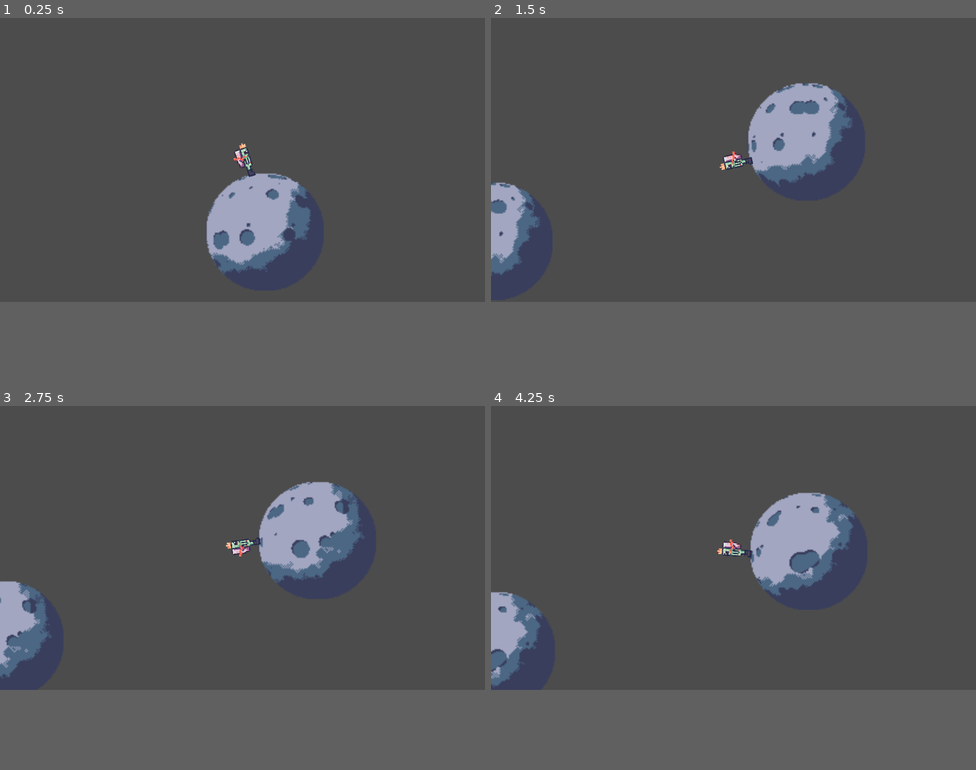
Above: before the commit, frames 1-4 (two rows, left to right).
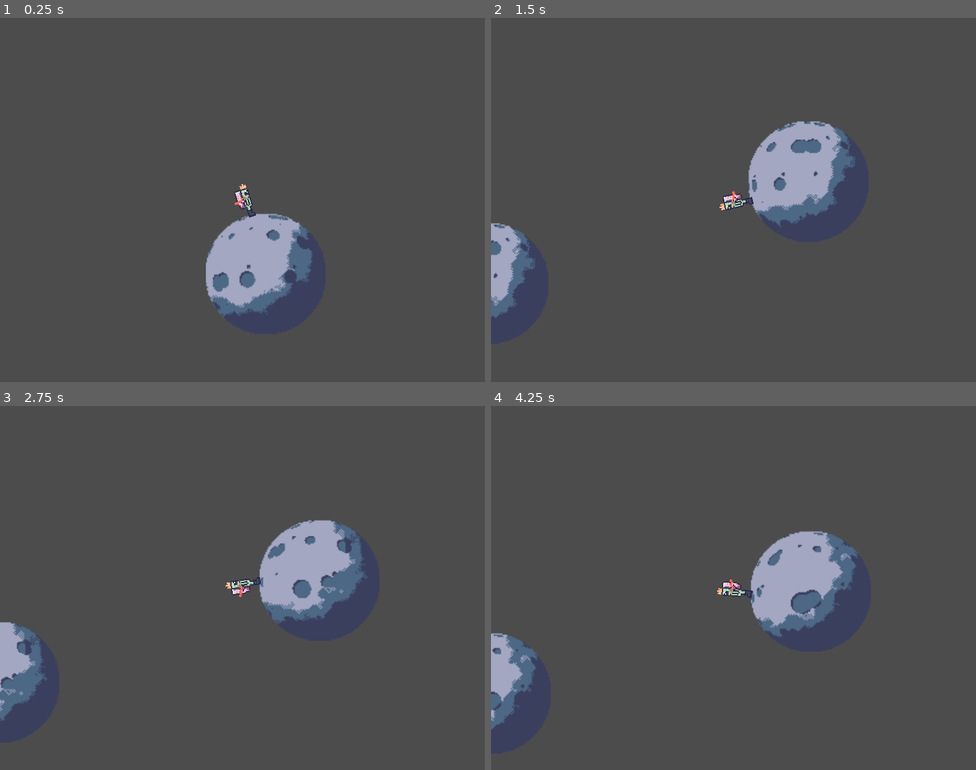
Above: after the commit, the same moments.

Repository: dchiquito/small-regent
Game: Godot game, scene res://scenes/Level1.tscn
The game is run twice, just before and just after one commit, with the same random seed, the same clock (stepped at 60 frames per second) and the same inputs. Before the commit the project starts from res://Level1.tscn.
Inputs (mouse positions are in pixels of both pictures, inside the frame that each line leads up to):
- Up to frame 1 (0.25 s): no input
- Up to frame 2 (1.5 s): move the mouse to (840, 145) at 0.52 s; press the mouse at (840, 145) at 0.53 s; hold D (move_right) 0.53-1.28 s; move the mouse to (636, 174) at 1.27 s; release the mouse at (636, 174) at 1.28 s; hold A (move_left) from 1.28 s (still down); tap R (retract_harpoon) at 1.35 s
- Up to frame 3 (2.75 s): move the mouse to (291, 486) at 2.02 s; release A (move_left) at 2.03 s; press the mouse at (291, 486) at 2.03 s; hold D (move_right) from 2.03 s (still down)
- Up to frame 4 (4.25 s): move the mouse to (709, 606) at 2.77 s; release the mouse at (709, 606) at 2.78 s; tap R (retract_harpoon) at 2.85 s; move the mouse to (879, 591) at 3.52 s; release D (move_right) at 3.53 s; press the mouse at (879, 591) at 3.53 s; hold A (move_left) from 3.53 s (still down)
The window is 800x468 before the commit and 800x600 after it. Grey fills any space a smaller window leaves; there, only what the larger window draws over its background counts as a difference.

The runs differ from the first frame. In frame 1, 5.9% of the frame differs, in the area x 42-65%, y 34-83%; in frame 2, 8.1%; in frame 3, 8.6%, in the area x 0-76%, y 20-87%; in frame 4, 8.5%.

Commit message:
Reorganize folders and enforce window size

Diff:
--- a/project.godot
+++ b/project.godot
@@ -11,8 +11,14 @@
 [application]
 
 config/name="Small Regent"
-run/main_scene="res://Level1.tscn"
-config/icon="res://icon.png"
+run/main_scene="res://scenes/Level1.tscn"
+config/icon="res://art/icon.png"
+
+[display]
+
+window/size/width=800
+window/stretch/mode="2d"
+window/stretch/aspect="keep"
 
 [importer_defaults]
 
@@ -83,4 +89,6 @@
 
 [rendering]
 
+quality/intended_usage/framebuffer_allocation=0
+quality/intended_usage/framebuffer_allocation.mobile=0
 environment/default_environment="res://default_env.tres"
--- a/Harpoon.tscn
+++ b/scenes/Harpoon.tscn
@@ -1,7 +1,7 @@
 [gd_scene load_steps=5 format=2]
 
-[ext_resource path="res://Harpoon.gd" type="Script" id=1]
-[ext_resource path="res://hook.png" type="Texture" id=2]
+[ext_resource path="res://scripts/Harpoon.gd" type="Script" id=1]
+[ext_resource path="res://art/hook.png" type="Texture" id=2]
 
 [sub_resource type="RectangleShape2D" id=1]
 extents = Vector2( 2, 1 )
--- a/Level1.tscn
+++ b/scenes/Level1.tscn
@@ -1,7 +1,7 @@
 [gd_scene load_steps=3 format=2]
 
-[ext_resource path="res://Planet.tscn" type="PackedScene" id=2]
-[ext_resource path="res://Player.tscn" type="PackedScene" id=3]
+[ext_resource path="res://scenes/Planet.tscn" type="PackedScene" id=2]
+[ext_resource path="res://scenes/Player.tscn" type="PackedScene" id=3]
 
 [node name="Level1" type="Node2D"]
 __meta__ = {
--- a/Orbit.tscn
+++ b/scenes/Orbit.tscn
@@ -1,6 +1,6 @@
 [gd_scene load_steps=3 format=2]
 
-[ext_resource path="res://Orbit.gd" type="Script" id=1]
+[ext_resource path="res://scripts/Orbit.gd" type="Script" id=1]
 
 [sub_resource type="Curve2D" id=1]
 _data = {
--- a/Planet.tscn
+++ b/scenes/Planet.tscn
@@ -1,7 +1,7 @@
 [gd_scene load_steps=55 format=2]
 
-[ext_resource path="res://no_atmosphere.png" type="Texture" id=1]
-[ext_resource path="res://Planet.gd" type="Script" id=2]
+[ext_resource path="res://art/no_atmosphere.png" type="Texture" id=1]
+[ext_resource path="res://scripts/Planet.gd" type="Script" id=2]
 
 [sub_resource type="CircleShape2D" id=54]
 radius = 50.0
--- a/Player.tscn
+++ b/scenes/Player.tscn
@@ -1,7 +1,7 @@
 [gd_scene load_steps=17 format=2]
 
-[ext_resource path="res://Player.gd" type="Script" id=1]
-[ext_resource path="res://regent-sprite-sheet.png" type="Texture" id=2]
+[ext_resource path="res://scripts/Player.gd" type="Script" id=1]
+[ext_resource path="res://art/regent-sprite-sheet.png" type="Texture" id=2]
 
 [sub_resource type="RectangleShape2D" id=53]
 extents = Vector2( 6, 12.625 )
@@ -83,7 +83,7 @@
 
 [node name="Camera2D" type="Camera2D" parent="."]
 current = true
-zoom = Vector2( 0.4, 0.4 )
+zoom = Vector2( 0.5, 0.5 )
 __meta__ = {
 "_edit_lock_": true
 }
@@ -98,5 +98,5 @@
 [node name="AnimatedSprite" type="AnimatedSprite" parent="."]
 frames = SubResource( 67 )
 animation = "idle"
-frame = 2
+frame = 3
 playing = true
--- a/Player.gd
+++ b/scripts/Player.gd
@@ -1,6 +1,6 @@
 extends KinematicBody2D
 
-const harpoon_scene = preload("res://Harpoon.tscn")
+const harpoon_scene = preload("res://scenes/Harpoon.tscn")
 onready var sprite = $AnimatedSprite
 
 const WALKING_SPEED = 100
@@ -30,7 +30,7 @@
 	harpoon.queue_free()
 	harpoon = null
 
-func _input(ev):
+func _input(_ev):
 	if Input.is_action_pressed("fire_harpoon") and state == State.IDLE:
 		state = State.SHOOTING
 		sprite.animation = 'reel'
@@ -55,12 +55,15 @@
 		rotation += 2.2
 	if state == State.IDLE:
 		if Input.is_action_pressed("move_right"):
+			# warning-ignore:return_value_discarded
 			move_and_collide(Vector2(WALKING_SPEED, 0).rotated(move_rotation) * delta)
 		if Input.is_action_pressed("move_left"):
+			# warning-ignore:return_value_discarded
 			move_and_collide(Vector2(-WALKING_SPEED, 0).rotated(move_rotation) * delta)
 	if state == State.IDLE or state == State.REELING:
 		# TODO why track globally
 		velocity = Vector2(0,REELING_SPEED)
+		# warning-ignore:return_value_discarded
 		move_and_slide(velocity.rotated(move_rotation))
 		if get_slide_count() > 0:
 			var collision = get_last_slide_collision()
Renamed: hook.png -> art/hook.png
Not shown, changed: art/hook.png.import
Renamed: icon.png -> art/icon.png
Renamed: no_atmosphere.png -> art/no_atmosphere.png
Not shown, changed: art/no_atmosphere.png.import
Renamed: regent-idle.png -> art/regent-idle.png
Not shown, changed: art/regent-idle.png.import
Renamed: regent-sprite-sheet.png -> art/regent-sprite-sheet.png
Not shown, changed: art/regent-sprite-sheet.png.import
Not shown, removed: icon.png.import
Renamed: Harpoon.gd -> scripts/Harpoon.gd
Renamed: Orbit.gd -> scripts/Orbit.gd
(and 1 more such lines)
